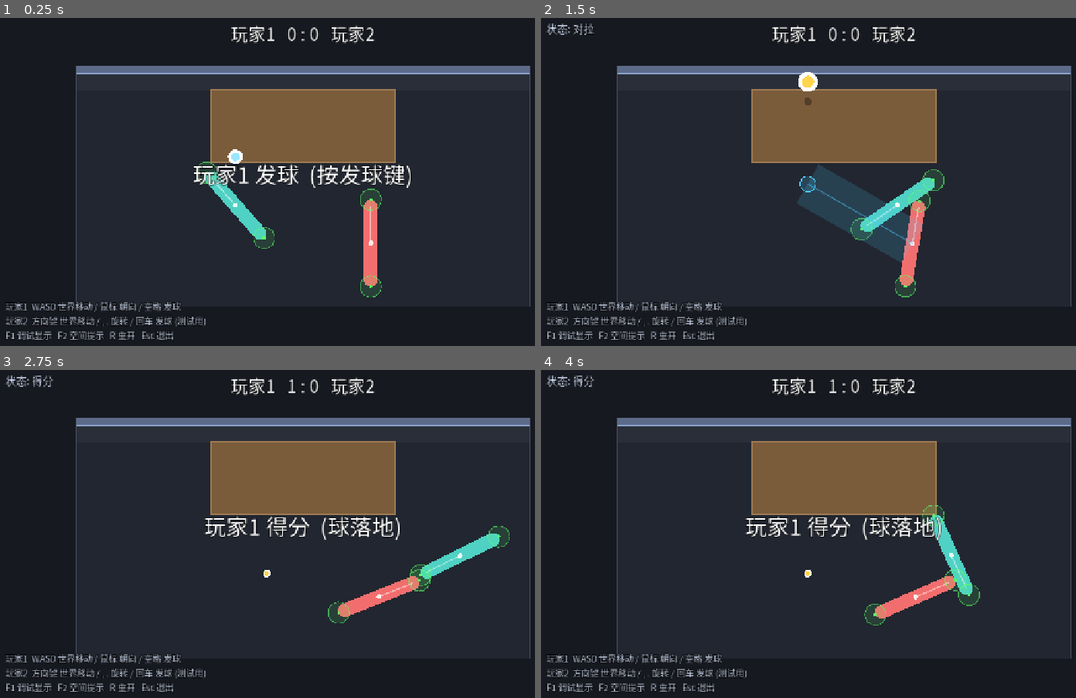
Above: before the commit, frames 1-4 (two rows, left to right).
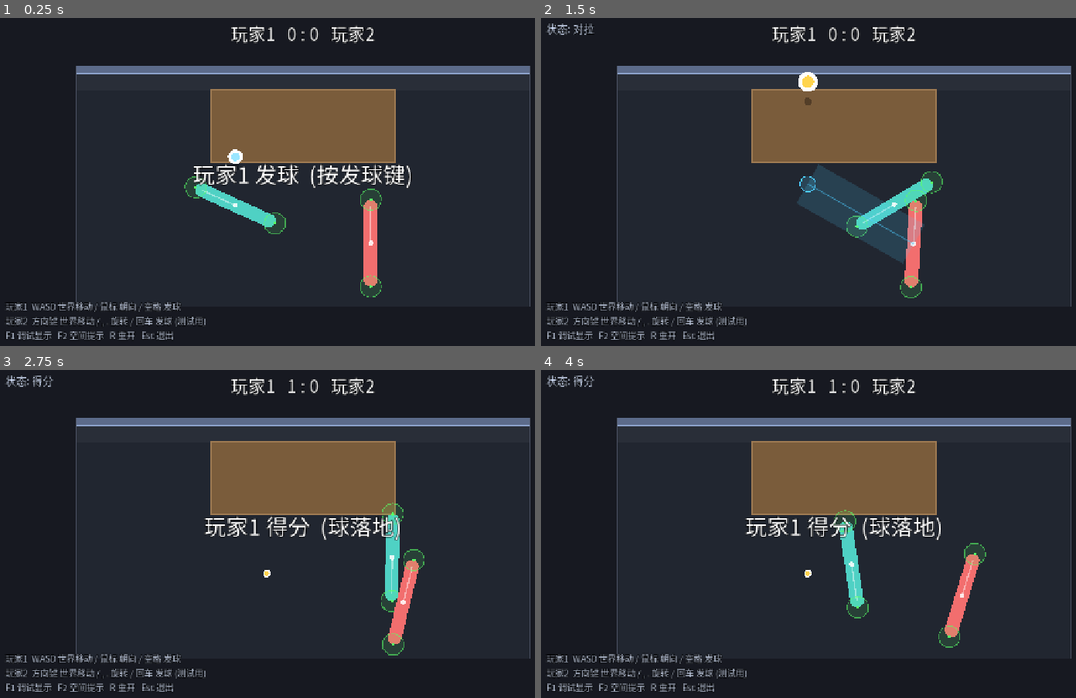
Above: after the commit, the same moments.

Repository: shuperidou/BMA-Arena
Game: Godot game, scene res://scenes/Main.tscn
The game is run twice, just before and just after one commit, with the same random seed, the same clock (stepped at 60 frames per second) and the same inputs.
Inputs (mouse positions are in pixels of both pictures, inside the frame that each line leads up to):
- Up to frame 1 (0.25 s): no input
- Up to frame 2 (1.5 s): tap Enter at 0.5, 0.6 s; move the mouse to (979, 168) at 0.52 s; hold D 0.53-1.25 s; click (979, 168) at 0.67 s; tap Space at 0.77 s; drag from (722, 204) to (813, 254) at 1.27 s
- Up to frame 3 (2.75 s): move the mouse to (363, 461) at 2.02 s; hold D from 2.03 s (still down); tap Enter at 2.1 s; click (363, 461) at 2.17 s
- Up to frame 4 (4 s): release D at 2.75 s; drag from (813, 606) to (658, 484) at 2.77 s; move the mouse to (1027, 589) at 3.52 s; hold A from 3.53 s (still down); tap Enter at 3.6 s; click (1027, 589) at 3.67 s; tap Space at 3.77 s

The runs differ from the first frame. In frame 1, 1.2% of the frame differs, in the area x 34-54%, y 43-71%; in frame 2, 1.0%; in frame 3, 3.1%; in frame 4, 3.3%, in the area x 54-84%, y 41-85%.

Commit message:
control: horizontal mouse-drag -> relative angle offset from ball-facing (screen-space, deadzone, no accumulation)

Diff:
--- a/scripts/autoload/game_config.gd
+++ b/scripts/autoload/game_config.gd
@@ -33,15 +33,18 @@
 var move_accel: float = 3200.0         ## 速度变化最大加速度 (惯性/手感)
 
 # 旋转：鼠标给"目标角度"，角色带惯性逐渐追踪 (设计: 独立于移动)
-var max_angular_velocity: float = 15000.0   ## rad/s 最大角速度
-var rotation_acceleration: float = 30.0 ## rad/s^2 角速度变化上限 (旋转惯性)
-var rotation_gain: float = 6.0          ## 角度误差 -> 目标角速度的增益
+var max_angular_velocity: float = 80.0   ## rad/s 最大角速度
+var rotation_acceleration: float = 300.0 ## rad/s^2 角速度变化上限 (旋转惯性)
+var rotation_response: float = 6.0      ## 角度误差 -> 目标角速度的响应增益
 var rotation_damping: float = 6.0       ## 无有效目标时的角速度衰减 (rad/s^2)
 
-# 鼠标相对瞄准：默认朝球；按住鼠标拖动，以"按下瞬间位置"为锚点偏移目标点。
+# 鼠标左右拖动 = 相对"朝球方向"的角度偏移 (屏幕像素 -> 弧度)
+#   不拖 = 朝球；右拖 = 顺时针；左拖 = 逆时针；距离决定偏移大小；松开 = 回正。
+#   只用 mouse_drag.x；没有方向投影、没有角度累计。
 var aim_mouse_button: int = MOUSE_BUTTON_LEFT
-var mouse_to_world_scale: float = 1.0   ## 鼠标拖动距离 -> 世界空间偏移距离
-var max_aim_offset: float = 220.0       ## target 点相对球的最大偏移 (世界单位)
+var mouse_rotation_sensitivity: float = 0.006  ## 每屏幕像素对应的弧度
+var max_mouse_angle_offset: float = 2.6        ## 角度偏移上限 (弧度)
+var mouse_drag_deadzone: float = 6.0           ## 水平死区 (屏幕像素)
 
 # ============================================================
 #  球：伪 Z 轴 (高度) 系统
--- a/scripts/player/input_scheme.gd
+++ b/scripts/player/input_scheme.gd
@@ -4,12 +4,13 @@
 ##
 ## 基础控制模型 (玩家1)：
 ##   移动 = 世界坐标 (WASD 永远对应屏幕上/下/左/右，与朝向无关)
-##   朝向 = 默认朝球；按住鼠标拖动，以"按下瞬间的位置"为锚点做相对偏移
+##   朝向 = 默认朝球；按住鼠标后，鼠标相对锚点的"水平"拖动直接产生角度偏移。
 ##
-## 关键点：鼠标不是绝对瞄准。它是把"球周围的目标点"拖开：
-##   mouse_offset_screen = current_mouse - mouse_anchor
-##   aim_point           = ball_xy + mouse_offset_screen * mouse_to_world_scale
-##   target_rotation     = angle(aim_point - character_position)
+## 朝向公式：
+##   ball_angle   = angle(球XY - 角色位置)
+##   angle_offset = clamp(水平拖动像素 * sensitivity, -max, +max)   (死区内为 0)
+##   target_rot   = ball_angle + angle_offset
+## 右拖 = 顺时针，左拖 = 逆时针 (固定映射，不随球/角色位置变化)。松开 -> offset=0。
 
 enum AimMode { MOUSE, KEYBOARD, NONE }
 
@@ -21,7 +22,8 @@
 
 # 鼠标拖动状态 (锚点方案)
 var _dragging: bool = false
-var _anchor: Vector2 = Vector2.ZERO
+var _anchor_screen: Vector2 = Vector2.ZERO  ## 屏幕/视口坐标 (角度输入用)
+var _anchor_world: Vector2 = Vector2.ZERO   ## 世界坐标 (仅 Debug 画图)
 
 func _init(p_move: Dictionary, p_serve: int, p_aim: int, p_ccw: int = 0, p_cw: int = 0) -> void:
 	move_keys = p_move
@@ -44,7 +46,7 @@
 func serve_pressed() -> bool:
 	return _pressed(serve_key)
 
-## 键盘转向输入: +1 = 顺时针。仅 KEYBOARD 模式用。
+## 键盘转向输入: +1 = 顺时针。仅 KEYBOARD 模式用 (第二玩家临时方案)。
 func turn_axis() -> float:
 	return float(_pressed(rot_cw_key)) - float(_pressed(rot_ccw_key))
 
@@ -58,7 +60,8 @@
 	if pressed and not _dragging:
 		# 按下瞬间：记录锚点，偏移强制为 0 (不跳变)
 		_dragging = true
-		_anchor = owner.get_global_mouse_position()
+		_anchor_screen = _viewport_mouse(owner)
+		_anchor_world = owner.get_global_mouse_position()
 	elif not pressed and _dragging:
 		# 松开：偏移归零
 		_dragging = false
@@ -66,14 +69,17 @@
 func is_dragging() -> bool:
 	return _dragging
 
-func mouse_anchor() -> Vector2:
-	return _anchor
+func _viewport_mouse(owner: Node2D) -> Vector2:
+	return owner.get_viewport().get_mouse_position()
 
-func current_mouse(owner: Node2D) -> Vector2:
+## 屏幕空间水平拖动距离 (像素)。旋转只用这个，不用世界坐标。
+func mouse_drag_screen_x(owner: Node2D) -> float:
+	if not _dragging:
+		return 0.0
+	return _viewport_mouse(owner).x - _anchor_screen.x
+
+func mouse_anchor_world() -> Vector2:
+	return _anchor_world
+
+func current_mouse_world(owner: Node2D) -> Vector2:
 	return owner.get_global_mouse_position()
-
-## 未限制的鼠标世界偏移 (基于锚点)。
-func mouse_world_offset(owner: Node2D) -> Vector2:
-	if not _dragging:
-		return Vector2.ZERO
-	return (owner.get_global_mouse_position() - _anchor) * GameConfig.mouse_to_world_scale
--- a/scripts/player/player_controller.gd
+++ b/scripts/player/player_controller.gd
@@ -17,7 +17,8 @@
 
 var hit_points: Array[HitPoint] = []
 var debug_aim_override: float = NAN  ## 测试用：非 NAN 时覆盖目标角度
-var debug_aim_point: Vector2 = Vector2.ZERO
+var debug_ball_angle: float = 0.0     ## 朝球方向 (目标角基准)
+var debug_angle_offset: float = 0.0   ## 鼠标拖动产生的角度偏移
 var debug_target_rotation: float = 0.0
 var debug_has_aim: bool = false
 var _last_touch_time: float = -10.0
@@ -97,26 +98,30 @@
 		if not is_nan(debug_aim_override):
 			# 测试用：直接给目标角度
 			target = debug_aim_override
-			debug_aim_point = origin + Vector2.RIGHT.rotated(target) * 100.0
+			debug_ball_angle = target
+			debug_angle_offset = 0.0
 			debug_has_aim = true
 		else:
-			# 默认朝球 (只用球的 XY 投影，忽略高度 Z)
+			# 基准 = 朝球 (只用球的 XY 投影，忽略高度 Z)
 			var ball_xy: Vector2 = ball.global_position if ball != null else origin + Vector2(0.0, -100.0)
-			var aim_point: Vector2 = ball_xy
+			var ball_dir: Vector2 = ball_xy - origin
+			var ball_angle: float = ball_dir.angle() if ball_dir.length() > 1.0 else state.transform.get_rotation()
+			# 鼠标水平拖动 -> 角度偏移 (不累积；死区内为 0)
+			var angle_offset: float = 0.0
 			if input_scheme.is_dragging():
-				var off: Vector2 = input_scheme.mouse_world_offset(self).limit_length(GameConfig.max_aim_offset)
-				aim_point = ball_xy + off
-			debug_aim_point = aim_point
-			var d: Vector2 = aim_point - origin
-			if d.length() > 1.0:
-				target = d.angle()
-				debug_has_aim = true
-			else:
-				target = state.transform.get_rotation()
-				debug_has_aim = false
+				var dx: float = input_scheme.mouse_drag_screen_x(self)
+				var dead: float = GameConfig.mouse_drag_deadzone
+				if absf(dx) > dead:
+					var eff: float = dx - signf(dx) * dead  # 死区外平滑，无跳变
+					angle_offset = clampf(eff * GameConfig.mouse_rotation_sensitivity,
+						-GameConfig.max_mouse_angle_offset, GameConfig.max_mouse_angle_offset)
+			target = ball_angle + angle_offset
+			debug_ball_angle = ball_angle
+			debug_angle_offset = angle_offset
+			debug_has_aim = true
 		debug_target_rotation = target
 		var err: float = wrapf(target - state.transform.get_rotation(), -PI, PI)
-		var desired_w: float = clampf(err * GameConfig.rotation_gain,
+		var desired_w: float = clampf(err * GameConfig.rotation_response,
 			-GameConfig.max_angular_velocity, GameConfig.max_angular_velocity)
 		state.angular_velocity += clampf(desired_w - state.angular_velocity, -accel, accel)
 	elif input_scheme.aim_mode == InputScheme.AimMode.KEYBOARD:
--- a/scripts/ui/debug_layer.gd
+++ b/scripts/ui/debug_layer.gd
@@ -74,29 +74,29 @@
 	var sch: InputScheme = p1.input_scheme
 	if sch == null or sch.aim_mode != InputScheme.AimMode.MOUSE or not p1.debug_has_aim:
 		return
+	var o: Vector2 = p1.global_position
 	var ball_xy: Vector2 = match_ref.ball.global_position
-	var aim: Vector2 = p1.debug_aim_point
-	# 球 -> aim_point 辅助线
-	draw_line(ball_xy, aim, Color(1.0, 0.45, 0.9, 0.9), 2.0)
-	draw_circle(aim, 9.0, Color(1.0, 0.35, 0.85, 0.25))
-	draw_arc(aim, 9.0, 0.0, TAU, 24, Color(1.0, 0.35, 0.85), 2.0)
+	var length := 110.0
 	# 球的 XY 投影
 	draw_circle(ball_xy, 3.0, Color(1.0, 0.45, 0.9))
-	# 锚点 / 当前鼠标
-	var off_len: float = 0.0
+	# 朝球方向线 (青)
+	draw_line(o, o + Vector2.RIGHT.rotated(p1.debug_ball_angle) * length, Color(0.3, 0.9, 1.0, 0.8), 2.0)
+	# 最终目标方向线 (品红)
+	draw_line(o, o + Vector2.RIGHT.rotated(p1.debug_target_rotation) * length, Color(1.0, 0.35, 0.85, 0.9), 2.0)
+	# 角色当前朝向 (绿)
+	draw_line(o, o + Vector2.RIGHT.rotated(p1.rotation) * length, Color(0.4, 1.0, 0.4, 0.85), 2.0)
+	# 锚点 / 当前鼠标 (用世界坐标绘制)
+	var dx_screen: float = 0.0
 	if sch.is_dragging():
-		var anchor: Vector2 = sch.mouse_anchor()
-		var cur: Vector2 = sch.current_mouse(self)
-		off_len = (cur - anchor).length() * GameConfig.mouse_to_world_scale
+		var anchor: Vector2 = sch.mouse_anchor_world()
+		var cur: Vector2 = sch.current_mouse_world(self)
+		dx_screen = sch.mouse_drag_screen_x(self)
 		draw_circle(anchor, 6.0, Color(0.5, 0.85, 1.0, 0.9))
 		draw_line(anchor, cur, Color(0.5, 0.85, 1.0, 0.6), 1.5)
 		draw_circle(cur, 4.0, Color(0.6, 0.95, 1.0))
-	# 角色当前朝向 (绿) 与目标朝向 (品红)
-	var o: Vector2 = p1.global_position
-	draw_line(o, o + Vector2.RIGHT.rotated(p1.rotation) * 90.0, Color(0.4, 1.0, 0.4, 0.85), 2.0)
-	draw_line(o, o + Vector2.RIGHT.rotated(p1.debug_target_rotation) * 90.0, Color(1.0, 0.35, 0.85, 0.85), 2.0)
-	var txt := "aim=(%.0f,%.0f) target=%.2f rot=%.2f\ndrag=%s offset=%.0f" % [
-		aim.x, aim.y, p1.debug_target_rotation, p1.rotation, str(sch.is_dragging()), off_len]
+	var txt := "ball_ang=%.2f offset=%.2f target=%.2f rot=%.2f\ndrag=%s dx=%.0fpx" % [
+		p1.debug_ball_angle, p1.debug_angle_offset, p1.debug_target_rotation, p1.rotation,
+		str(sch.is_dragging()), dx_screen]
 	draw_string(font, o + Vector2(12, 20), txt, HORIZONTAL_ALIGNMENT_LEFT, -1, 13, Color(1.0, 0.7, 0.95, 0.95))
 
 func _draw_capsule(c: Vector2, angle: float, hl: float, r: float, color: Color) -> void:
Not shown, changed: AGENTS.md
Not shown, changed: README.md
